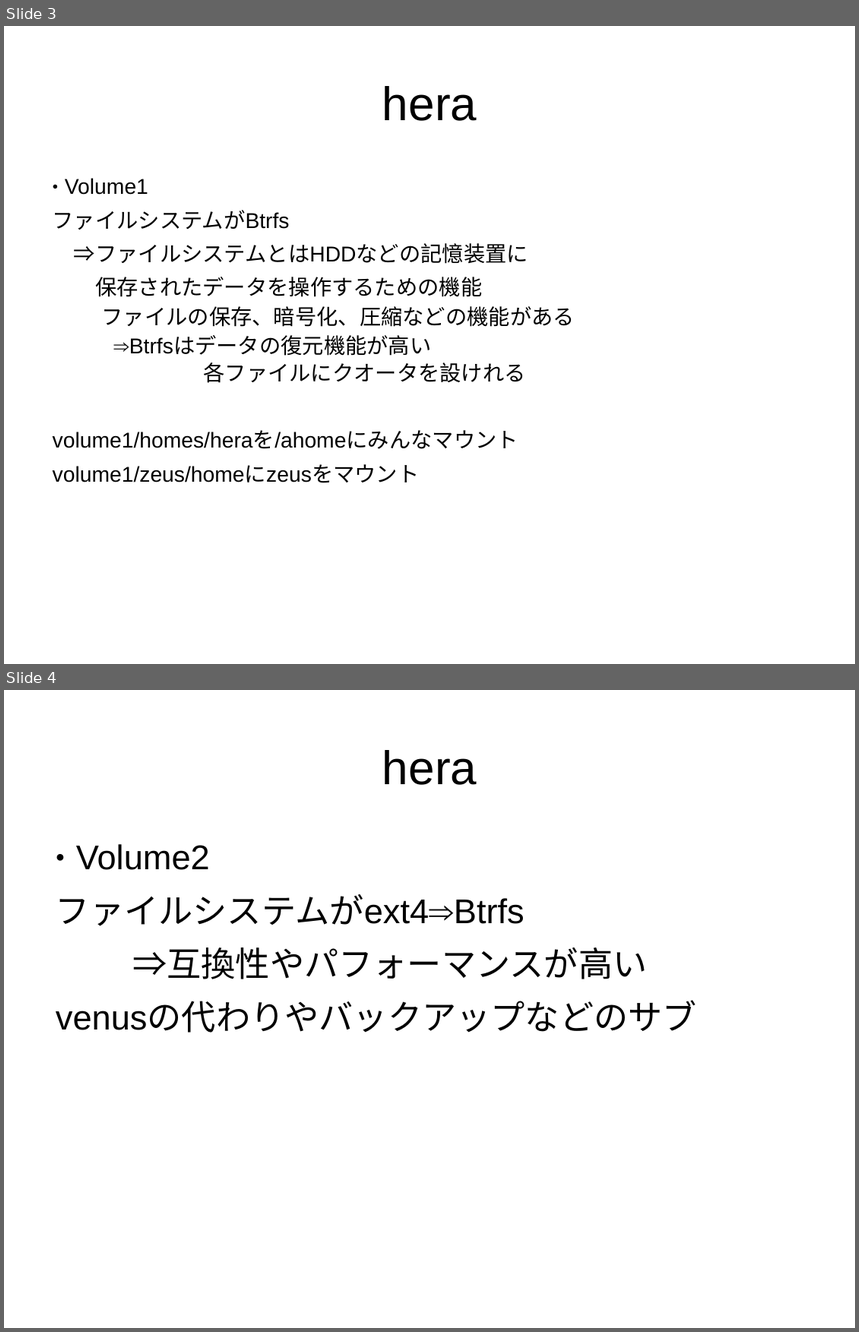
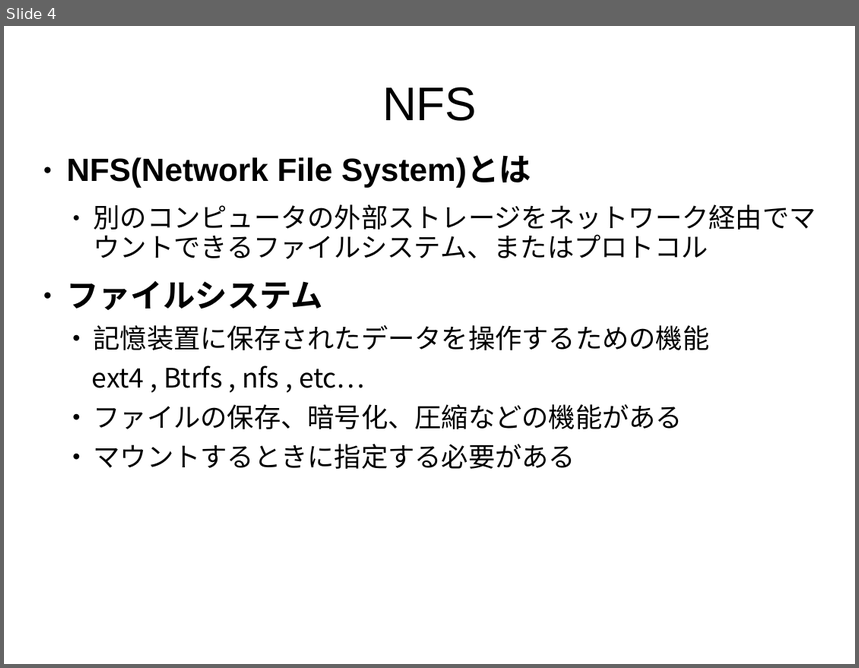
Before and after one commit to naoki709mm/BCL_presentation, a slide deck: okuya.ppt. Shown one above the other, each under a label of ours: slides 3 and 4 before the commit, slide 4 after it. The pictures are 859x1332 and 859x668 pixels, drawn with LibreOffice and Linux fonts; fonts in the diff are those of the drawing. Boxes give left, top, right and bottom in pixels: in the first picture for what was removed or moved away, otherwise in the second. Text is boxed around its words. In the diff, an @@ line names an element or a change of style, - is before the commit and + after.

```diff
--- a/okuya.ppt
+++ b/okuya.ppt
@@ slide 4 removed at bbox=[4, 690, 855, 1328], background #FFFFFF @@
@@ title removed at bbox=[382, 750, 477, 785] @@
-hera
@@ subtitle removed at bbox=[56, 844, 697, 1033] @@
-● Volume2
-ファイルシステムがext4⇒Btrfs
-⇒互換性やパフォーマンスが高い
-venusの代わりやバックアップなどのサブ
@@ what was slide 3 is now slide 4 @@
@@ slide 4 changed as well @@
@@ title at bbox=[382, 87, 477, 121]: text changed @@
-hera
+NFS
@@ subtitle "NFS(Network File System)とは": place and size @@
-subtitle "NFS(Network File System)とは" at bbox=[53, 178, 575, 484]
+subtitle "NFS(Network File System)とは" at bbox=[66, 155, 816, 469]
@@ subtitle at bbox=[66, 155, 816, 389]: text changed; size 20 to 25 pt; font Noto Sans CJK JP to Arial @@
-● Volume1
-ファイルシステムがBtrfs
-⇒ファイルシステムとはHDDなどの記憶装置に
-保存されたデータを操作するための機能
+● NFS(Network File System)とは
+  ● 別のコンピュータの外部ストレージをネットワーク経由でマウントできるファイルシステム、またはプロトコル
+● ファイルシステム
+  • 記憶装置に保存されたデータを操作するための機能
+      ext4 , Btrfs , nfs , etc…
@@ subtitle at bbox=[94, 404, 683, 430]: size 20 to 25 pt in "ファイルの保存、暗号化、圧縮などの機能がある"; bullet none to •; list level 3 to 2 in "ファイルの保存、暗号化、圧縮などの機能がある" @@
@@ subtitle at bbox=[94, 444, 576, 469]: text changed; size 20 to 25 pt; font Arial to Noto Sans CJK JP @@
-    ⇒Btrfsはデータの復元機能が高い
-      各ファイルにクオータを設けれる
-volume1/homes/heraを/ahomeにみんなマウント
-volume1/zeus/homeにzeusをマウント
+  • マウントするときに指定する必要がある
```
Also in this commit, not shown: 3 other slides changed, 9 slides added.
